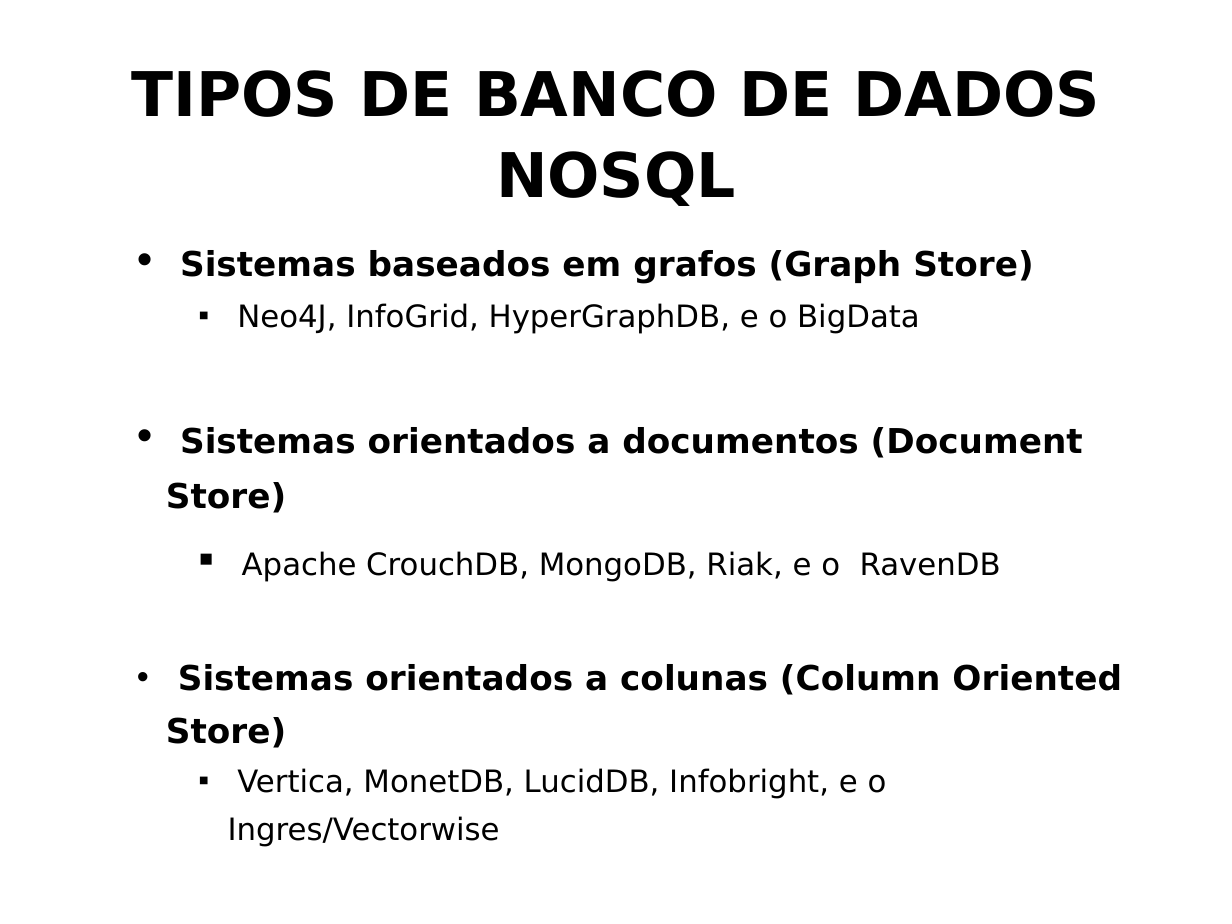
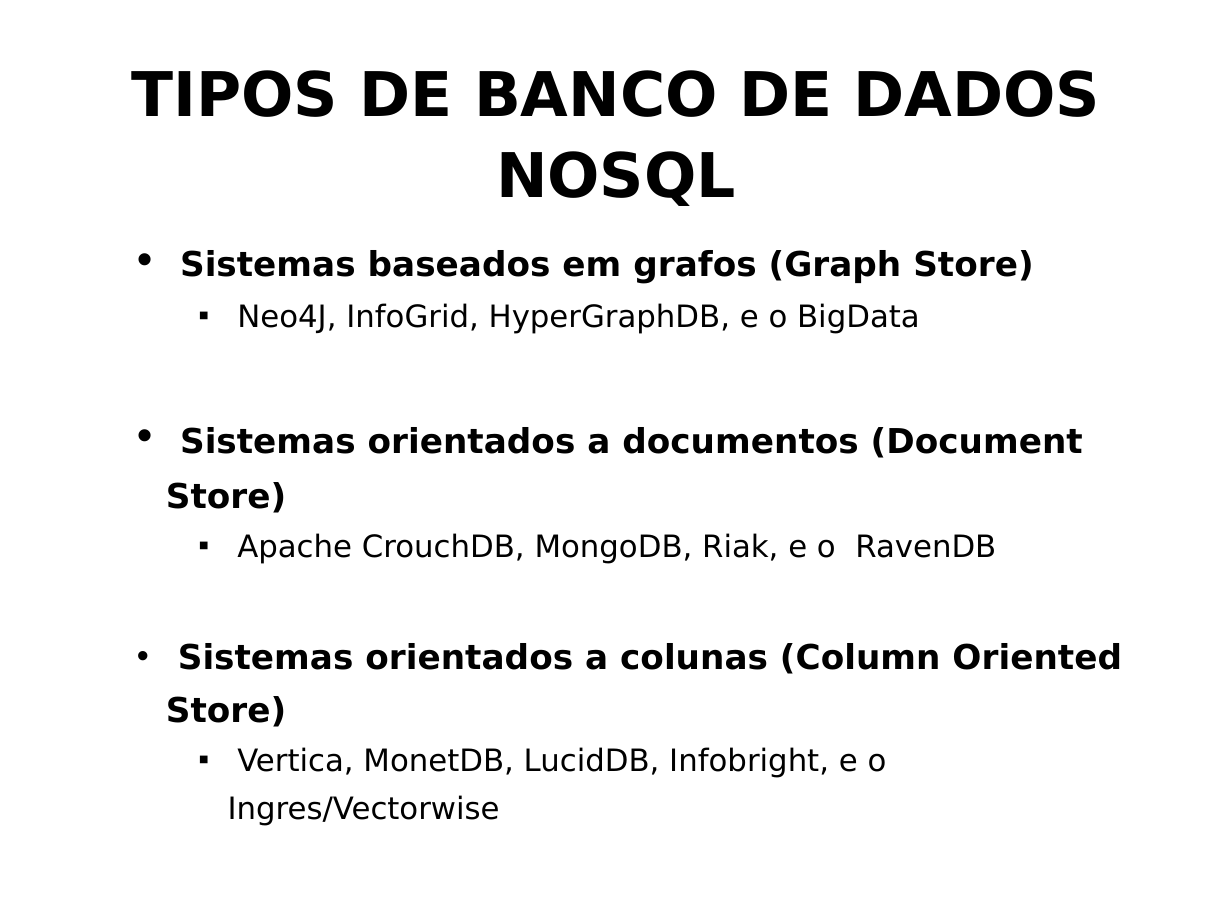
Before and after one commit to leoclaro/artigo-nosql, a slide deck: slide 8 of trabalho final/Apresentação - NOSQL.ppt. Drawn at 1232x924 pixels with LibreOffice and Linux fonts; fonts in the diff are those of the drawing. Boxes give left, top, right and bottom in pixels: in the first picture for what was removed or moved away, otherwise in the second. Text is boxed around its words. In the diff, an @@ line names an element or a change of style, - is before the commit and + after.

```diff
--- a/trabalho final/Apresentação - NOSQL.ppt
+++ b/trabalho final/Apresentação - NOSQL.ppt
@@ text "Sistemas baseados em grafos (Graph ..." rewrapped from (166, 250, 1122, 847) to (166, 250, 1122, 826) @@
```
Also in this commit, not shown: 1 other slide changed.
